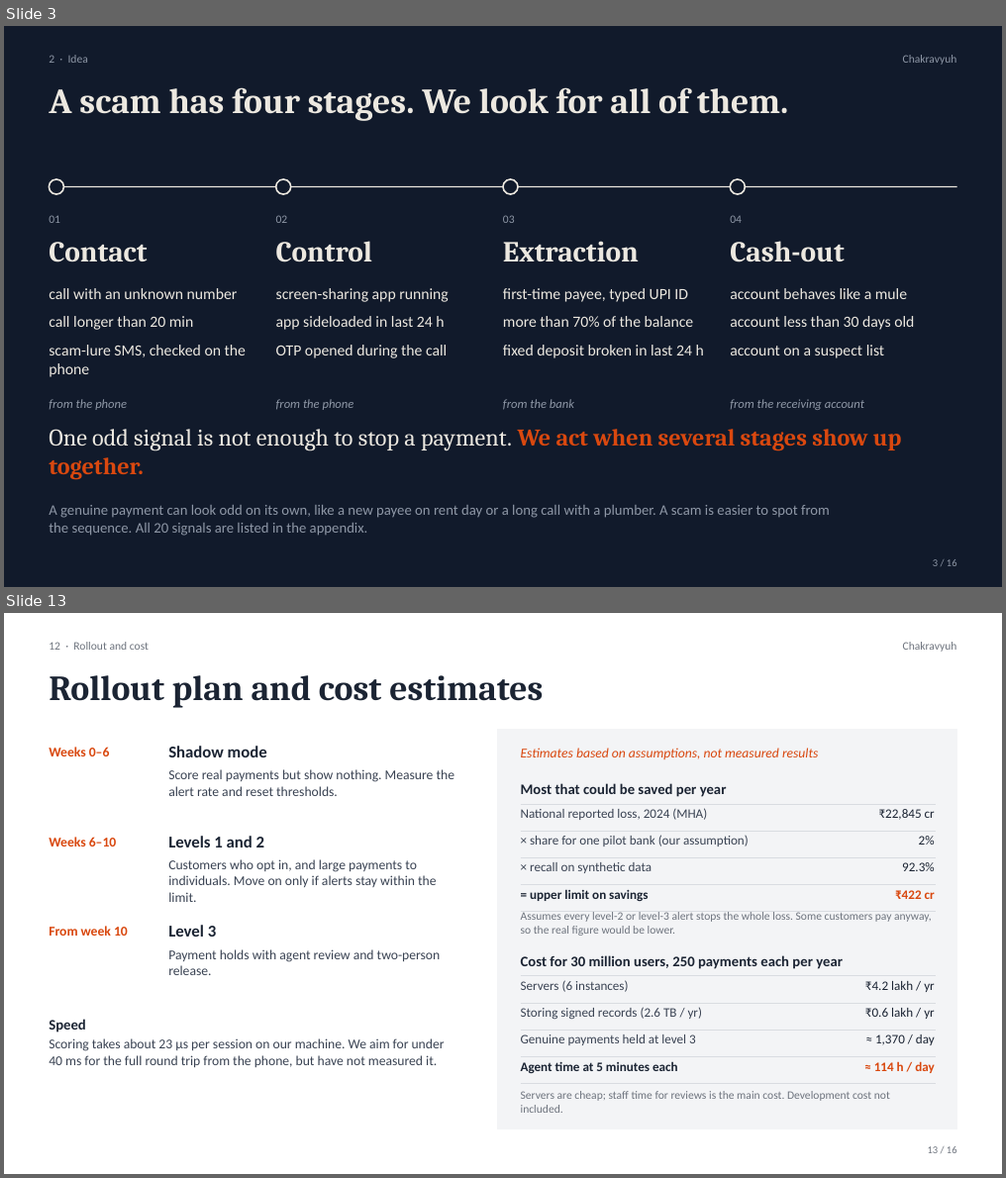
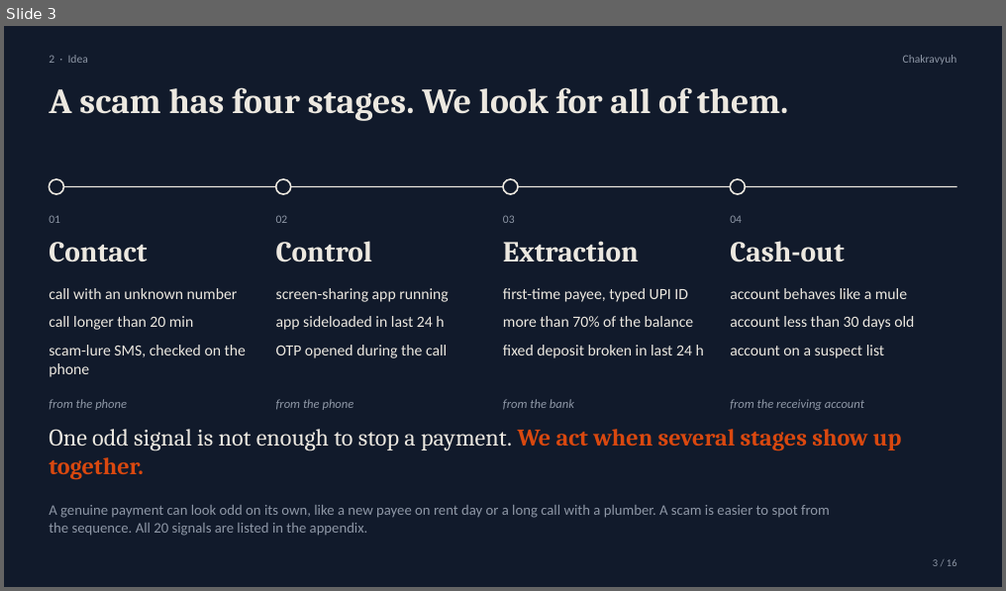
Before and after one commit to MathewsV-Manoj/Amazon-x-IITD, a slide deck: submission/ppt/Chakravyuh_RAKSHAM_Round1.pptx. Shown one above the other, each under a label of ours: slides 3 and 13 before the commit, slide 3 after it; the slides between them are not shown. The pictures are 1006x1178 and 1006x591 pixels, drawn with LibreOffice and Linux fonts; fonts in the diff are those of the drawing. Boxes give left, top, right and bottom in pixels: in the first picture for what was removed or moved away, otherwise in the second. Text is boxed around its words. In the diff, an @@ line names an element or a change of style, - is before the commit and + after.

```diff
--- a/submission/ppt/Chakravyuh_RAKSHAM_Round1.pptx
+++ b/submission/ppt/Chakravyuh_RAKSHAM_Round1.pptx
@@ slide 13 removed at box(4, 613, 1002, 1174), background #FFFFFF @@
@@ text removed at box(49, 642, 149, 650) @@
-12 · Rollout and cost
@@ text removed at box(903, 642, 957, 652) @@
-Chakravyuh
@@ text removed at box(49, 675, 543, 708) @@
-Rollout plan and cost estimates
@@ rectangle removed at box(498, 729, 957, 1130) @@
@@ text removed at box(49, 747, 110, 757) @@
-Weeks 0–6
@@ text removed at box(168, 746, 267, 758) @@
-Shadow mode
@@ text removed at box(521, 748, 818, 760) @@
-Estimates based on assumptions, not measured results
@@ text removed at box(168, 769, 454, 796) @@
-Score real payments but show nothing. Measure the alert rate and reset thresholds.
@@ text removed at box(521, 783, 727, 797) @@
-Most that could be saved per year
@@ table removed at box(521, 804, 936, 905), 4 rows, 2 columns @@
-National reported loss, 2024 (MHA) | ₹22,845 cr
-× share for one pilot bank (our assumption) | 2%
-× recall on synthetic data | 92.3%
-= upper limit on savings | ₹422 cr
@@ text removed at box(49, 837, 117, 847) @@
-Weeks 6–10
@@ text removed at box(168, 836, 264, 848) @@
-Levels 1 and 2
@@ text removed at box(168, 860, 436, 902) @@
-Customers who opt in, and large payments to individuals. Move on only if alerts stay within the limit.
@@ text removed at box(49, 926, 128, 936) @@
-From week 10
@@ text removed at box(168, 925, 216, 937) @@
-Level 3
@@ text removed at box(521, 912, 931, 936) @@
-Assumes every level-2 or level-3 alert stops the whole loss. Some customers pay anyway, so the real figure would be lower.
@@ text removed at box(168, 950, 441, 975) @@
-Payment holds with agent review and two-person release.
@@ text removed at box(521, 956, 843, 969) @@
-Cost for 30 million users, 250 payments each per year
@@ table removed at box(521, 976, 936, 1077), 4 rows, 2 columns @@
-Servers (6 instances) | ₹4.2 lakh / yr
-Storing signed records (2.6 TB / yr) | ₹0.6 lakh / yr
-Genuine payments held at level 3 | ≈ 1,370 / day
-Agent time at 5 minutes each | ≈ 114 h / day
@@ text removed at box(49, 1019, 86, 1033) @@
-Speed
@@ text removed at box(49, 1039, 445, 1068) @@
-Scoring takes about 23 µs per session on our machine. We aim for under 40 ms for the full round trip from the phone, but have not measured it.
@@ text removed at box(521, 1091, 890, 1113) @@
-Servers are cheap; staff time for reviews is the main cost. Development cost not included.
@@ text removed at box(928, 1147, 957, 1154) @@
-13 / 16
```
Also in this commit, not shown: 9 slides changed, 4 slides added, 3 other slides removed, 7 other files.
